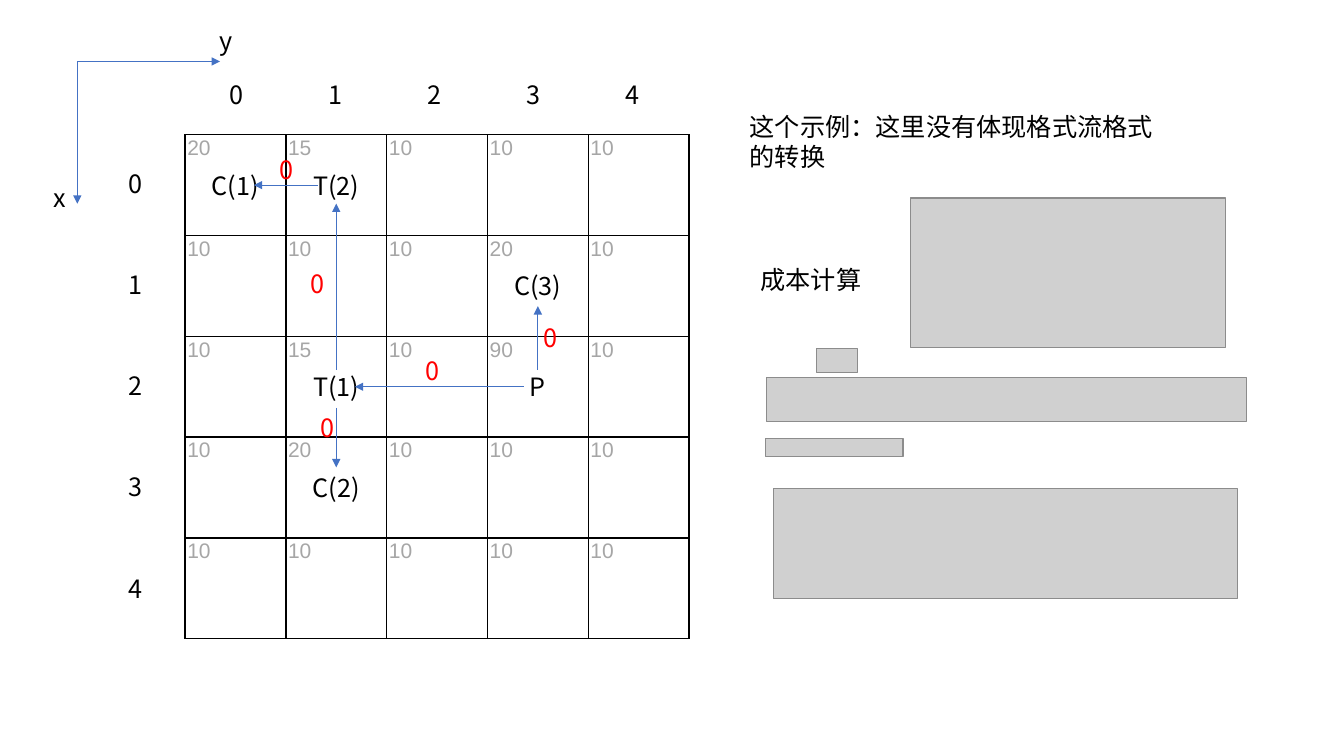
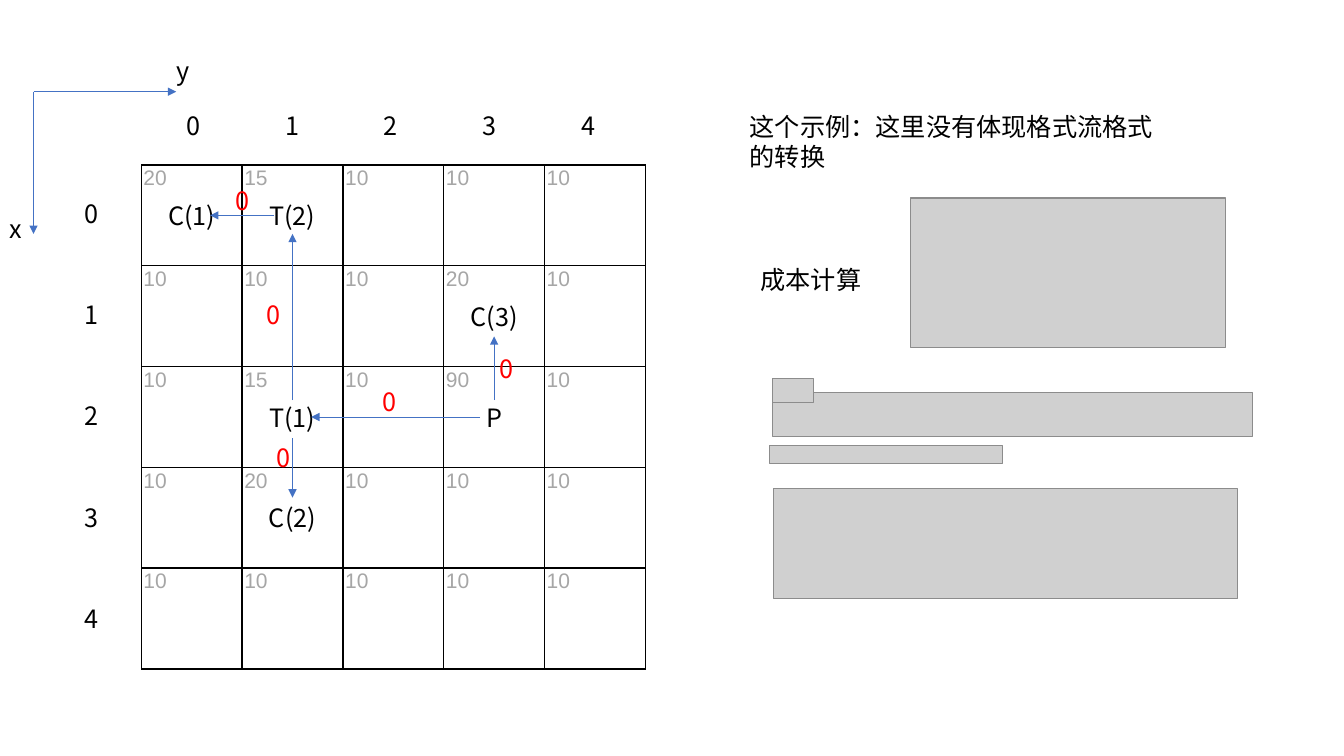
Before and after one commit to HuangDDU/hzy_algorithm, a slide deck: slide 3 of huawei/示例输入输出.pptx. Drawn at 1344x756 pixels with LibreOffice and Linux fonts; fonts in the diff are those of the drawing; grey boxes stand for pictures. Boxes give left, top, right and bottom in pixels: in the first picture for what was removed or moved away, otherwise in the second. Text is boxed around its words. In the diff, an @@ line names an element or a change of style, - is before the commit and + after.

```diff
--- a/huawei/示例输入输出.pptx
+++ b/huawei/示例输入输出.pptx
@@ 25 rectangles, 18 texts, 7 arrows: place and size @@
-25 rectangles, 18 texts, 7 arrows at <box>54,36,690,639</box>
+25 rectangles, 18 texts, 7 arrows at <box>10,66,645,669</box>
@@ picture removed at <box>817,349,857,373</box> @@
@@ picture added at <box>773,379,814,403</box> @@
@@ picture: place and size @@
-picture at <box>766,378,1246,421</box>
+picture at <box>773,393,1253,437</box>
@@ picture removed at <box>766,439,903,457</box> @@
@@ picture added at <box>770,446,1003,464</box> @@
```
Also in this commit, not shown: 2 other slides changed, 6 slides added, 6 other files.
